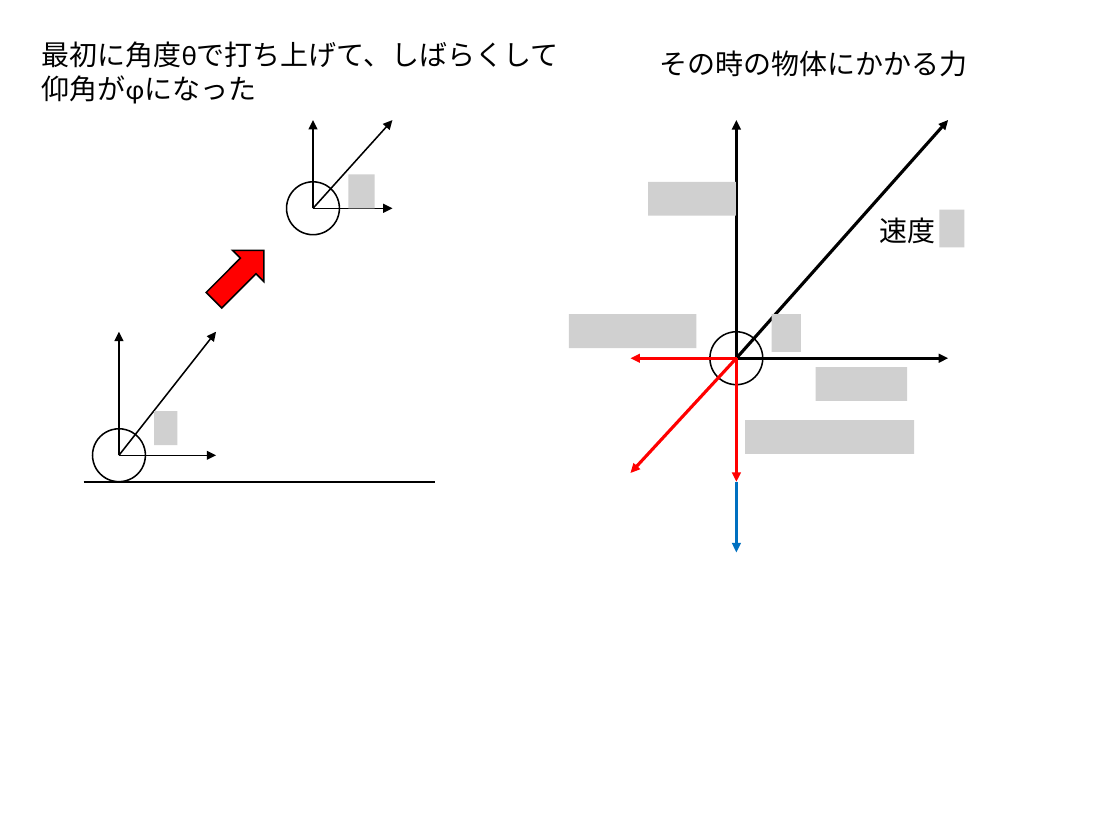
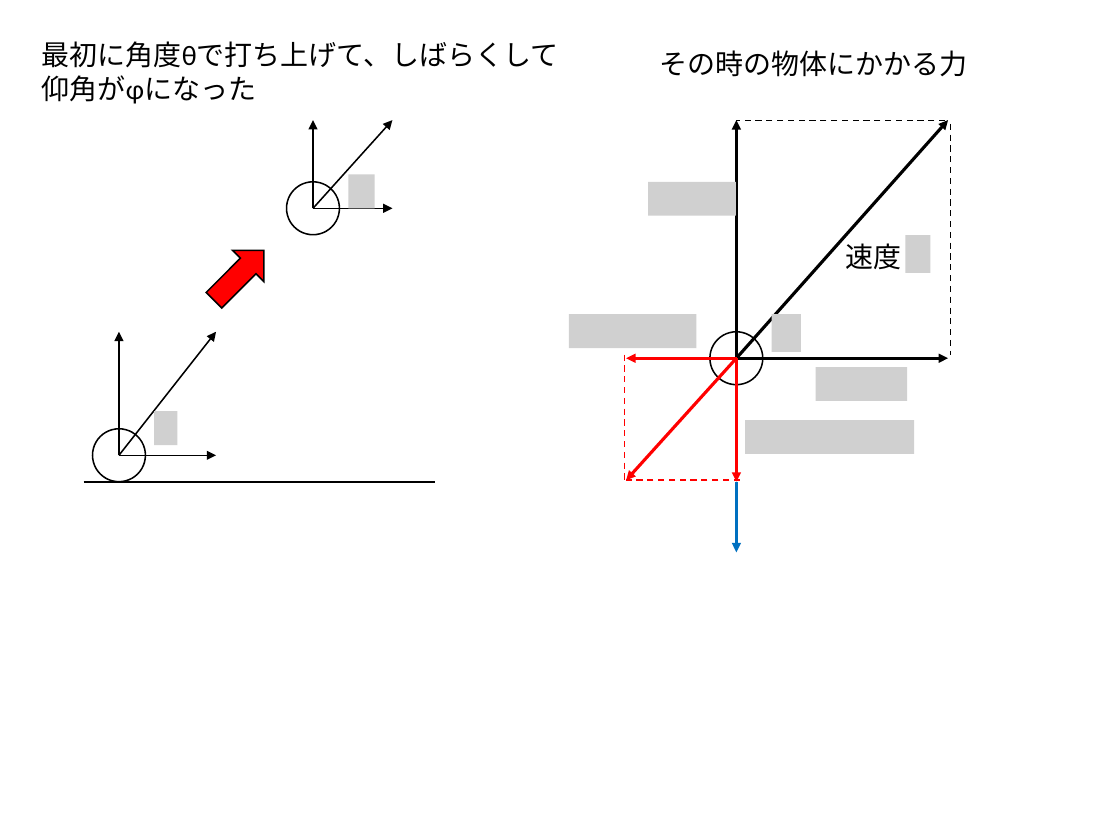
Before and after one commit to kaityo256/python_zero, a slide deck: slide 2 of simulation/fig/fig.pptx (slide 1 before the commit). Drawn at 1120x840 pixels with LibreOffice and Linux fonts; fonts in the diff are those of the drawing; grey boxes stand for pictures. Boxes give left, top, right and bottom in pixels: in the first picture for what was removed or moved away, otherwise in the second. Text is boxed around its words. In the diff, an @@ line names an element or a change of style, - is before the commit and + after.

Commit message:
update figure

```diff
--- a/simulation/fig/fig.pptx
+++ b/simulation/fig/fig.pptx
@@ line added from (945, 121) to (737, 121), #000000 1 pt dashed @@
@@ line added from (950, 124) to (950, 355), #000000 1 pt dashed @@
@@ picture removed at [940,209,964,248] @@
@@ text "速度": place and size @@
-text "速度" at [880,217,936,244]
+text "速度" at [846,243,902,270]
@@ picture added at [905,235,930,273] @@
@@ line added from (625, 355) to (625, 480), #FF0000 1 pt dashed @@
@@ arrow moved from (737, 358) - (631, 358) to (737, 358) - (626, 358) @@
@@ arrow moved from (736, 358) - (631, 473) to (736, 358) - (626, 480) @@
@@ line added from (740, 480) to (626, 480), #FF0000 1 pt dashed @@
```
Also in this commit, not shown: 2 slides added.
